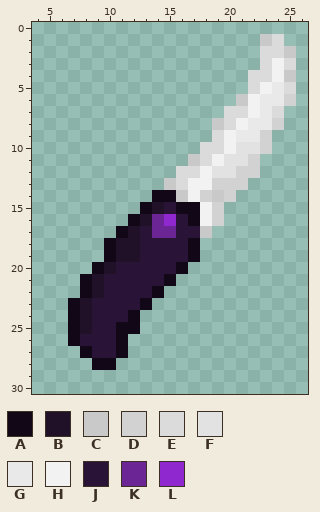
A pixel-art sprite gets an edit: Resources/Textures/ADT/Personalization/egflaer_folded_knife.rsi/icon_on.png. Above, as it was before the edit.
The file is 32x32 pixels. Colours within 5 levels of each other are drawn and written as one. Shown: x 4..26, y 0..30.
Palette (. is transparent): A #110716  B #211128  C #c9c9c9  D #d1d2d1  E #dcdbdb  F #e2e2e2  G #e9e9e9  H #f2f2f2  J #291437  K #6b2595  L #8f28cf
Pixels before, first column x 7:
 1 ................CE.
 2 ................EEC
 3 ................EHE
 4 ...............EEHC
 5 ...............EHGE
 6 ..............CHGGD
 7 .............EEHGE.
 8 ............CEHGGD.
 9 ............EHGGD..
10 ...........EEHFFD..
11 ..........CEHFFD...
12 .........EEHFFDD...
13 ........CEHHDDD....
14 .......AACHDCD.....
15 ......ABJAAHD......
16 .....ABKLJAHD......
17 ....ABJKKJJC.......
18 ...ABBJJJJA........
19 ...ABBJJJJA........
20 ..ABJJJJJA.........
21 .ABJJJJJA..........
22 .ABJJJJA...........
23 ABJJJJA............
24 ABJJJA.............
25 ABJJAA.............
26 AJJJA..............
27 .AJJA..............
28 ..AA...............
Once edited:
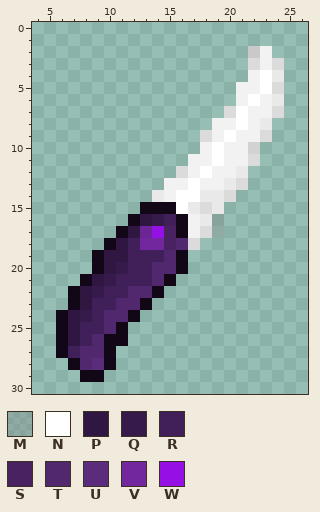
Colours new in this view: M #84848453  N #ffffff  P #301742  Q #361a4b  R #411f58  S #482261  T #51276e  U #5b2c7b  V #72279e  W #9510e5
What changed:
Changed rows in their new state; - is an unchanged pixel.
first column x 6:
 1 -----------------..-
 2 ----------------CH..
 3 ----------------EHE.
 4 ----------------HNG.
 5 ---------------HHNE.
 6 ---------------HNH-.
 7 ---------------N-H--
 8 -------------HHNH-.-
 9 ------------EHNHHE--
10 ------------HN-HD.--
11 -----------HHNHHE---
12 -----------HNHHG.---
13 ---------HHN-HGE----
14 --------GHNNGGE-----
15 --------AANGEG------
16 -------PQRAHGM------
17 ------PKWSAHEM------
18 -----PRVVSTE--------
19 ---APPRRRTA.--------
20 ----PQRRTT----------
21 ---PQRRRT-----------
22 -APQRRTT------------
23 --PRRTT-------------
24 APQRTT--------------
25 APRRT-.-------------
26 APRTA---------------
27 ARTTA.--------------
28 -ATU----------------
29 --AA----------------
Pixel boxes of the changes (left, top, right, bottom) in both pictures:
changed: (56, 34, 296, 382)
